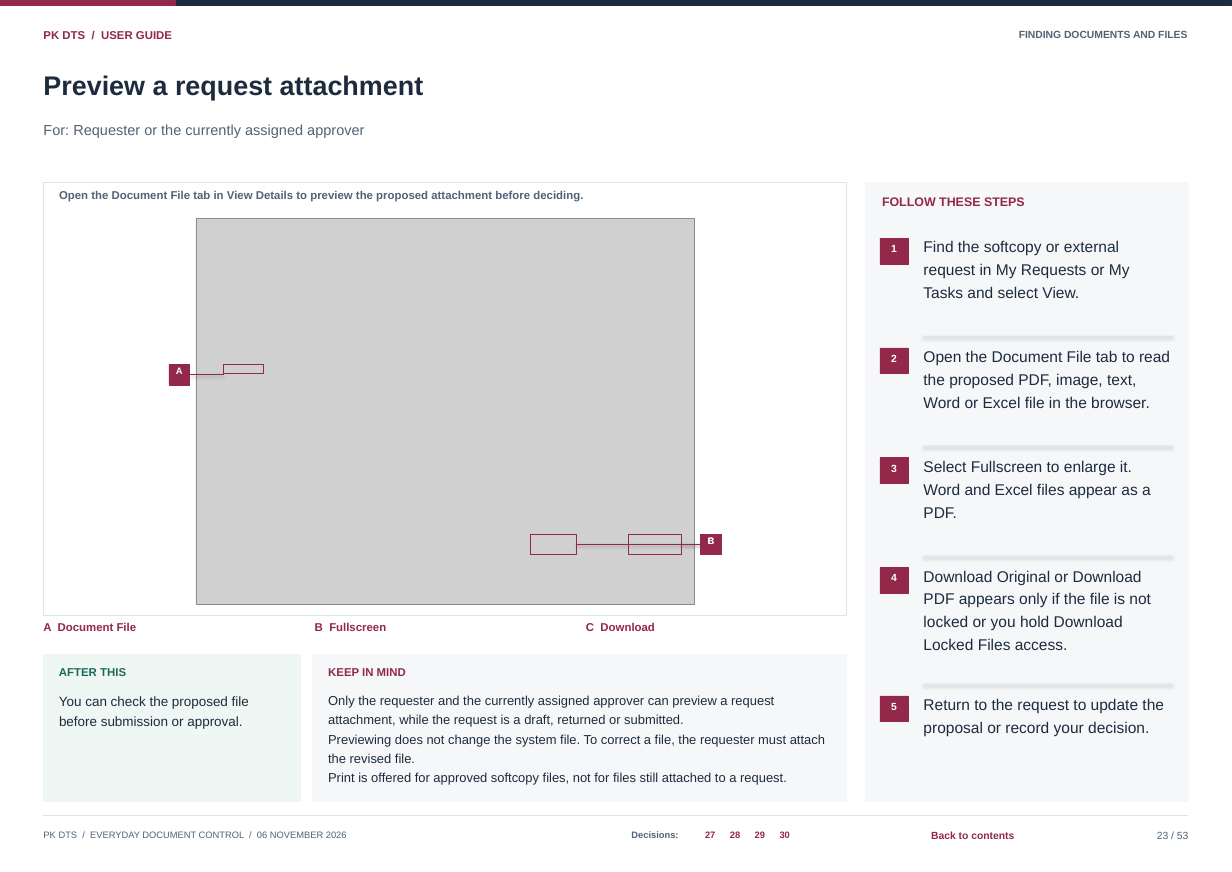
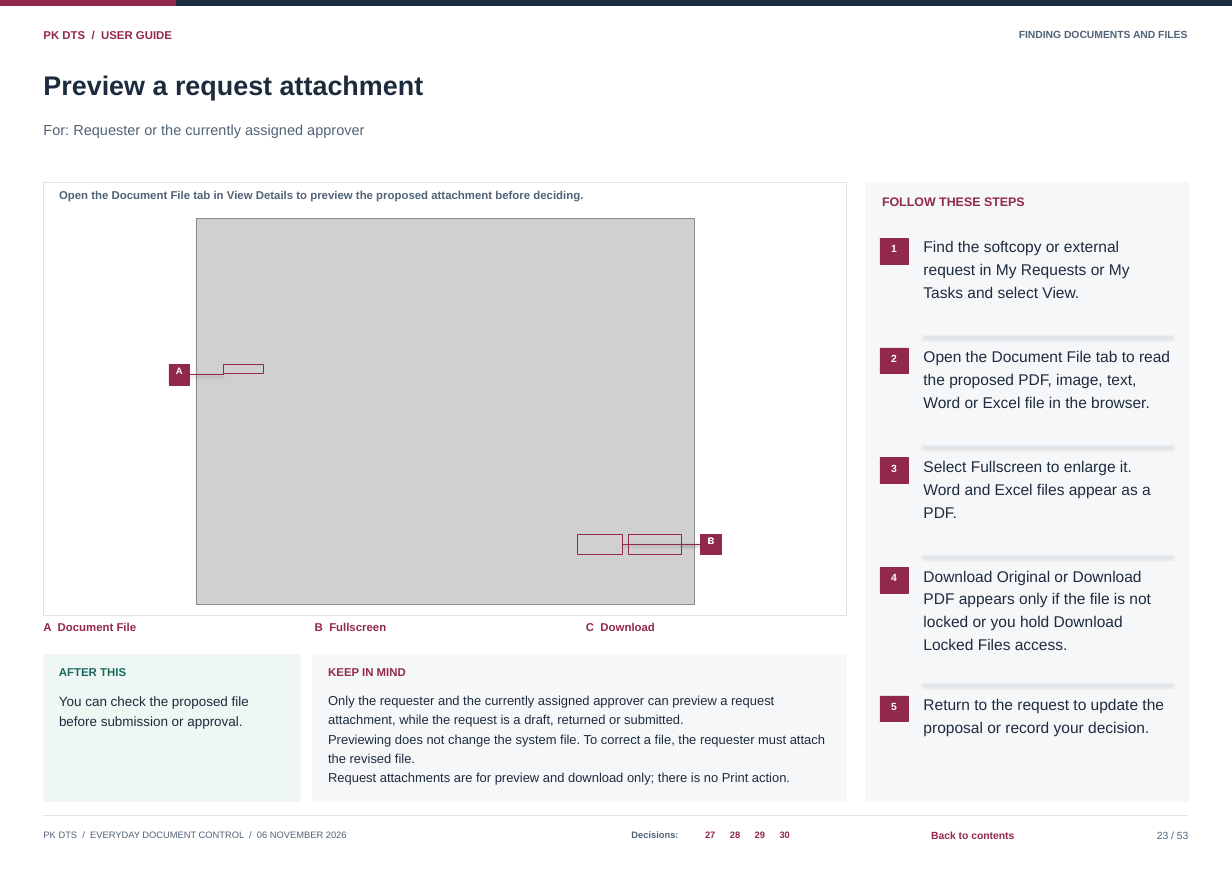
Before and after one commit to curib123/pk_document_tracking_system, a slide deck: slide 23 of docs/system-documentation/PK_DTS_User_Guide.pptx. Drawn at 1232x872 pixels with LibreOffice and Linux fonts; fonts in the diff are those of the drawing; grey boxes stand for pictures. Boxes give left, top, right and bottom in pixels: in the first picture for what was removed or moved away, otherwise in the second. Text is boxed around its words. In the diff, an @@ line names an element or a change of style, - is before the commit and + after.

```diff
--- a/docs/system-documentation/PK_DTS_User_Guide.pptx
+++ b/docs/system-documentation/PK_DTS_User_Guide.pptx
@@ rectangle: place and size @@
-rectangle at bbox=[531, 534, 576, 554]
+rectangle at bbox=[578, 534, 623, 554]
@@ line moved from (701, 544) - (576, 544) to (701, 544) - (623, 544) @@
@@ text at bbox=[328, 772, 790, 785]: text changed @@
-Print is offered for approved softcopy files, not for files still attached to a request.
+Request attachments are for preview and download only; there is no Print action.
```
Also in this commit, not shown: 3 other slides changed, 26 other files.
